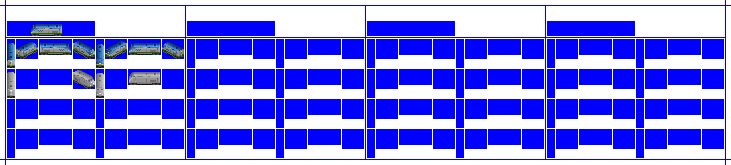
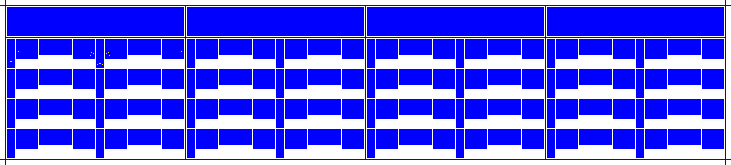
The second 731×165 image is a revision of the first. Changes to its layers:
removed layer "Liv18" over bbox(7, 24, 184, 98)
painted on "Background" over bbox(7, 7, 724, 36)